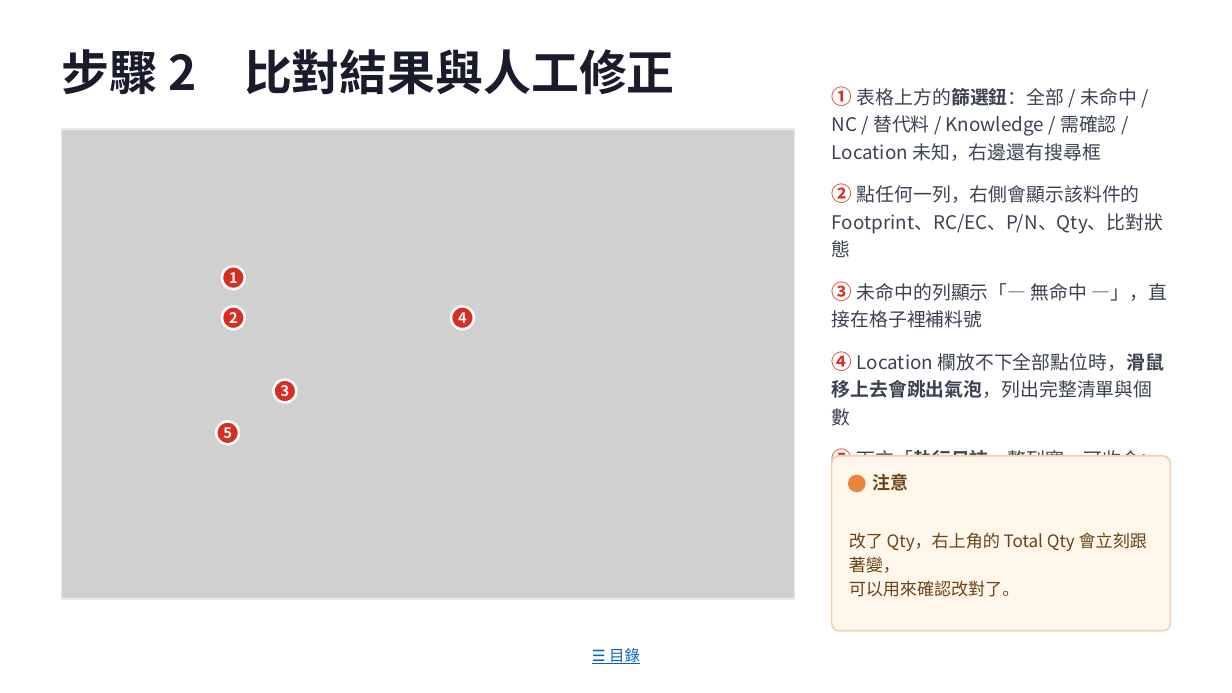
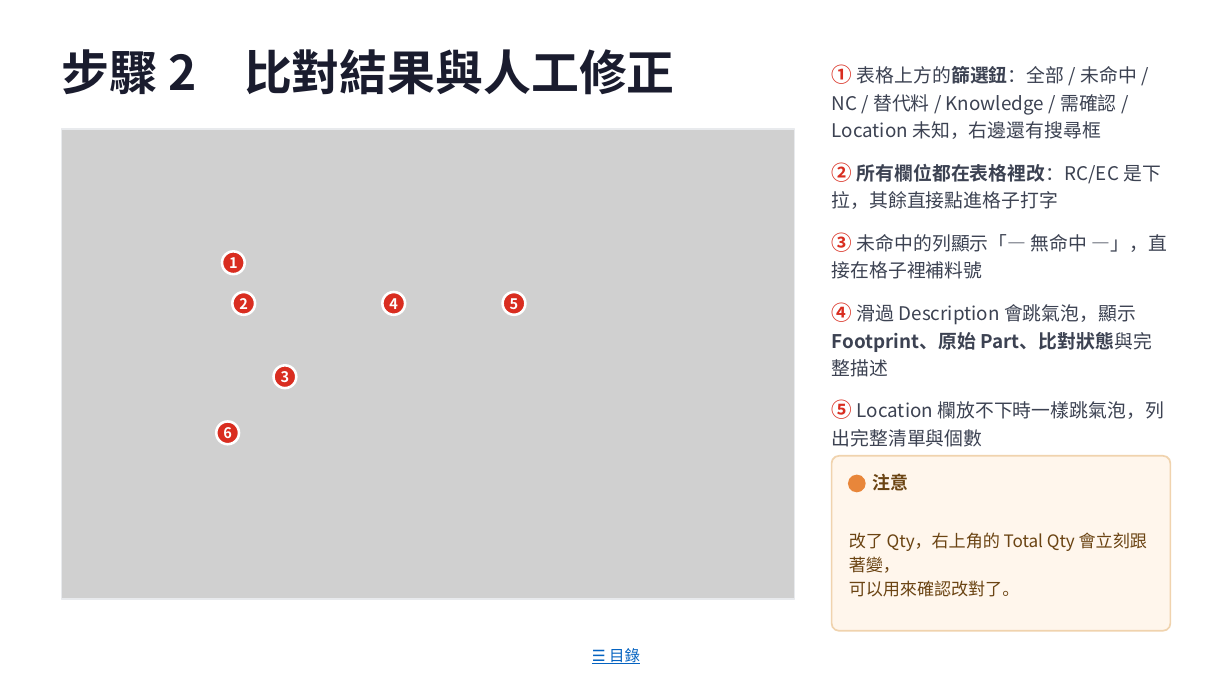
Before and after one commit to jenhochen/AI_BOM, a slide deck: slide 18 of docs/BOM_Matcher_v0.10_操作SOP.pptx. Drawn at 1232x693 pixels with LibreOffice and Linux fonts; fonts in the diff are those of the drawing; grey boxes stand for pictures. Boxes give left, top, right and bottom in pixels: in the first picture for what was removed or moved away, otherwise in the second. Text is boxed around its words. In the diff, an @@ line names an element or a change of style, - is before the commit and + after.

```diff
--- a/docs/BOM_Matcher_v0.10_操作SOP.pptx
+++ b/docs/BOM_Matcher_v0.10_操作SOP.pptx
@@ text at [832,162,1161,209]: text changed @@
-② 點任何一列，右側會顯示該料件的 Footprint、RC/EC、P/N、Qty、比對狀態
+② 所有欄位都在表格裡改：RC/EC 是下拉，其餘直接點進格子打字
@@ 2 texts, 2 ellipses: place and size @@
-2 texts, 2 ellipses at [222,266,296,402]
+2 texts, 2 ellipses at [222,251,296,388]
@@ text "2": place and size @@
-text "2" at [229,312,238,328]
+text "2" at [239,294,248,313]
@@ ellipse: place and size @@
-ellipse at [222,307,244,329]
+ellipse at [233,292,255,314]
@@ text "4": place and size @@
-text "4" at [458,312,467,328]
+text "4" at [389,294,398,313]
@@ ellipse added at [382,292,404,314], fill #D92D20, outline #FFFFFF 1.5 pt @@
@@ text "5": place and size @@
-text "5" at [223,427,232,443]
+text "5" at [510,294,519,313]
@@ ellipse: place and size @@
-ellipse at [451,307,473,329]
+ellipse at [503,292,525,314]
@@ text at [832,302,1164,492]: text changed @@
-④ Location 欄放不下全部點位時，滑鼠移上去會跳出氣泡，列出完整清單與個數
-⑤ 下方「執行日誌」整列寬，可收合；[請人工確認] / [警告] / [提示] 是紅字
+④ 滑過 Description 會跳氣泡，顯示 Footprint、原始 Part、比對狀態與完整描述
+⑤ Location 欄放不下時一樣跳氣泡，列出完整清單與個數
+⑥ 下方「執行日誌」整列寬，可收合；[請人工確認] / [警告] / [提示] 是紅字
```
Also in this commit, not shown: 1 other slide changed, 10 other files.
